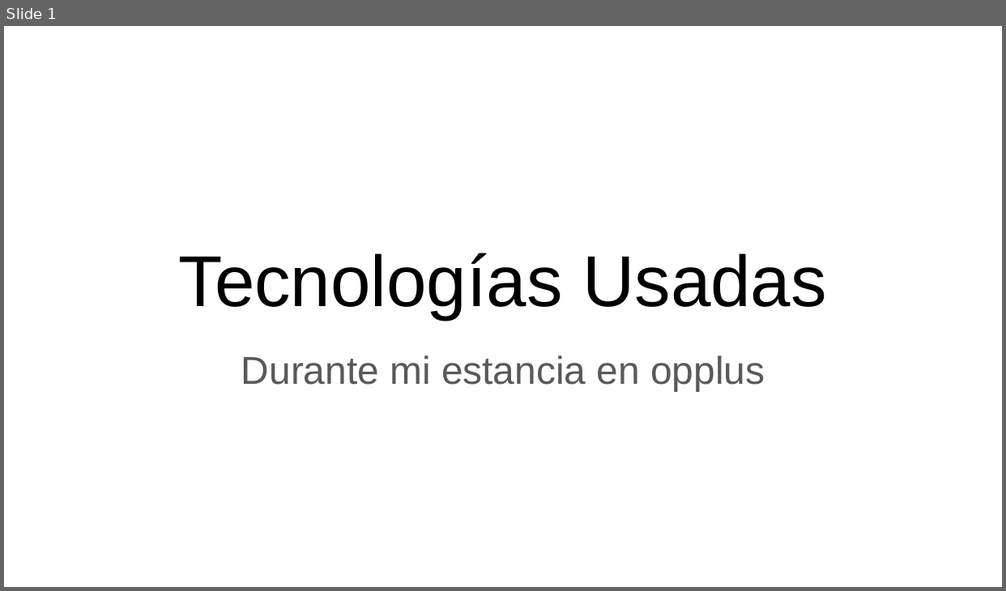
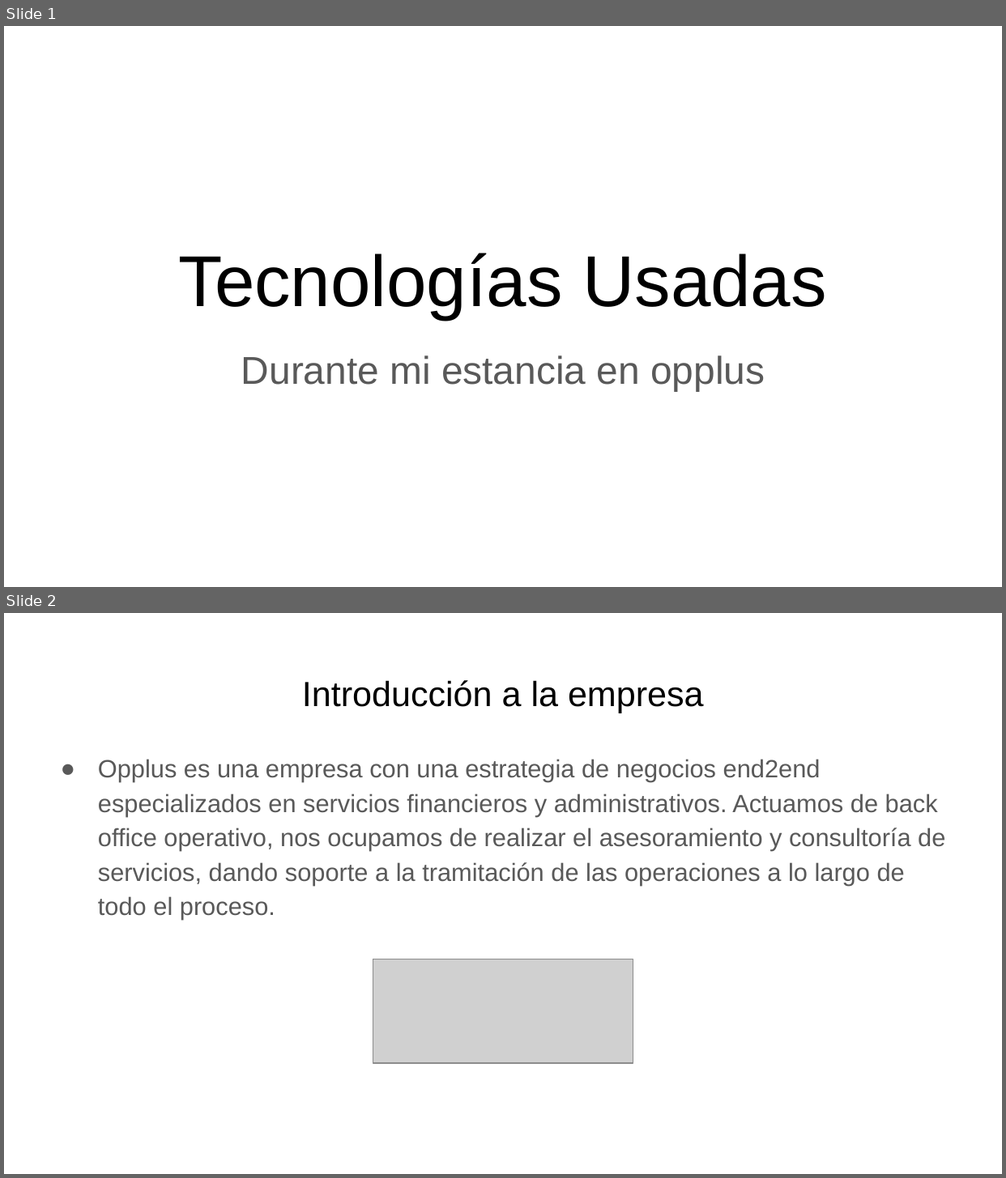
Before and after one commit to miguelmunval/presentacion, a slide deck: Tecnologías Usadas Dual.pptx. Shown one above the other, each under a label of ours: slide 1 before the commit, slides 1 and 2 after it. The pictures are 1006x591 and 1006x1178 pixels, drawn with LibreOffice and Linux fonts; fonts in the diff are those of the drawing; grey boxes stand for pictures. Boxes give left, top, right and bottom in pixels: in the first picture for what was removed or moved away, otherwise in the second. Text is boxed around its words. In the diff, an @@ line names an element or a change of style, - is before the commit and + after.

```diff
--- a/Tecnologías Usadas Dual.pptx
+++ b/Tecnologías Usadas Dual.pptx
@@ slide 2 added at bbox=[4, 613, 1002, 1174], background #FFFFFF @@
@@ title added at bbox=[302, 680, 704, 713], 25.2 pt, text #000000 @@
+Introducción a la empresa
@@ text added at bbox=[98, 759, 945, 920], 18 pt, text #595959 @@
+● Opplus es una empresa con una estrategia de negocios end2end especializados en servicios financieros y administrativos. Actuamos de back office operativo, nos ocupamos de realizar el asesoramiento y consultoría de servicios, dando soporte a la tramitación de las operaciones a lo largo de todo el proceso.
@@ picture added at bbox=[373, 960, 633, 1063] @@
```
Also in this commit, not shown: 9 slides changed, 1 other slide added, 1 other file.
